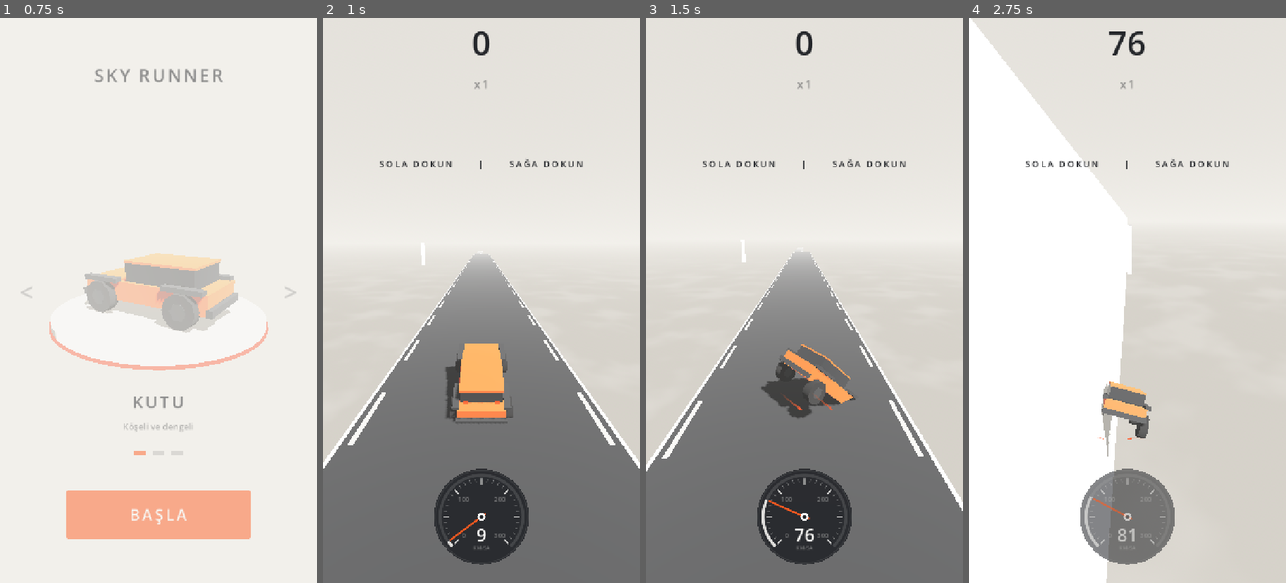
Above: before the commit, frames 1-4 (left to right).
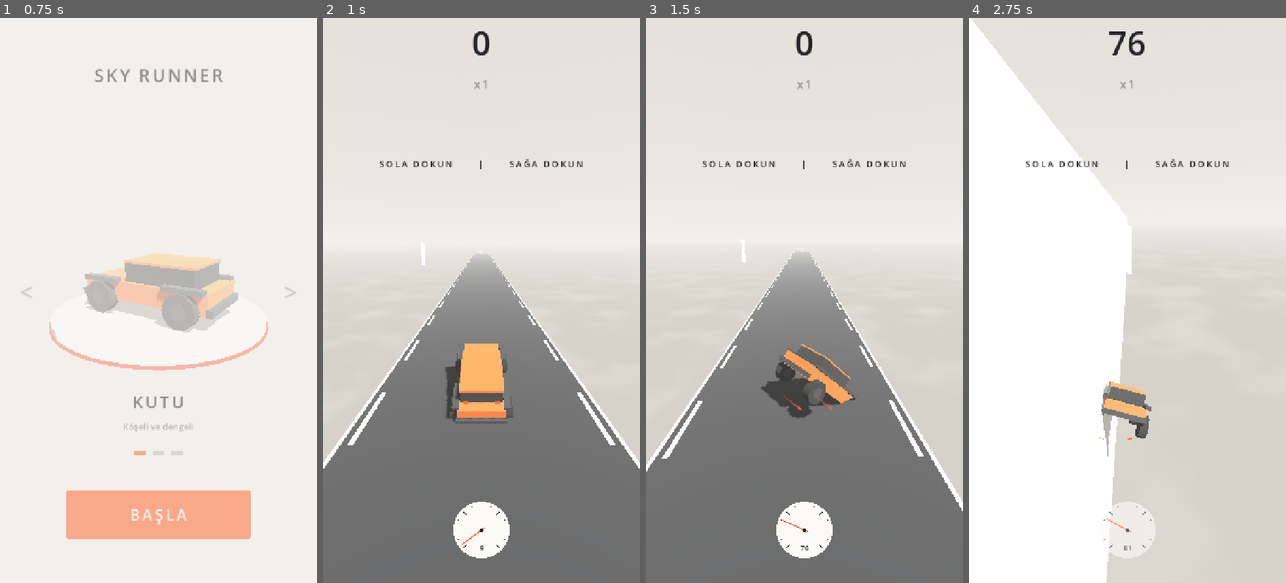
Above: after the commit, the same moments.

Repository: basarbellisan/Runny
Game: Godot game, scene res://scenes/menu.tscn
The game is run twice, just before and just after one commit, with the same random seed, the same clock (stepped at 60 frames per second) and the same inputs.
Inputs (mouse positions are in pixels of both pictures, inside the frame that each line leads up to):
- Up to frame 1 (0.75 s): click "BAŞLA" at 0.5 s
- Up to frame 2 (1 s): no input
- Up to frame 3 (1.5 s): tap Enter at 1.25, 1.35 s; move the mouse to (874, 272) at 1.27 s; hold D from 1.28 s (still down); click (874, 272) at 1.42 s
- Up to frame 4 (2.75 s): tap Space at 1.52 s; release D at 2 s; drag from (1064, 328) to (1111, 413) at 2.02 s

Frame 1 is identical in both runs. In frame 2, 3.9% of the frame differs, in the area x 35-65%, y 79-97%; in frame 3, 3.8%; in frame 4, 4.0%.

Commit message:
Hız kadranı sadeleşti (Braun tarzı)
Düz kırık beyaz yüz, yalnızca ince çentikler (25'te bir, 100'de uzun),
tek vurgu olarak ince turuncu ibre, altta küçük hız rakamı. Rakamlar,
halkalar, birim yazısı ve titreme kaldırıldı; kadran küçüldü.

Co-Authored-By: Claude Opus 5.5 <noreply@anthropic.com>
Claude-Session: https://claude.ai/code/session_016S88RPn945sNcGg6oLe6PH

Diff:
--- a/scripts/hud.gd
+++ b/scripts/hud.gd
@@ -47,10 +47,10 @@
 	_speedo.anchor_right = 0.5
 	_speedo.anchor_top = 1.0
 	_speedo.anchor_bottom = 1.0
-	_speedo.offset_left = -120
-	_speedo.offset_right = 120
-	_speedo.offset_top = -270
-	_speedo.offset_bottom = -30
+	_speedo.offset_left = -80
+	_speedo.offset_right = 80
+	_speedo.offset_top = -200
+	_speedo.offset_bottom = -40
 	set_mood(0.0)
 	hint("SOLA DOKUN      |      SAĞA DOKUN", 3.0)
 
--- a/scripts/speedometer.gd
+++ b/scripts/speedometer.gd
@@ -1,19 +1,17 @@
 class_name Speedometer
 extends Control
-## Hız kadranı: 270° tarama, çentikler, turuncu ibre ve dijital hız.
-## Dış halka temel hıza kadar beyaz, gazın eklediği kısım turuncu dolar.
+## Hız kadranı, Braun tarzı: düz kırık beyaz yüz, ince çentikler,
+## tek vurgu olarak turuncu ibre, altta küçük hız rakamı.
 
 const MAX_KMH := 300.0
 const START_DEG := 135.0
 const SWEEP_DEG := 270.0
 
-@export var radius := 108.0
+@export var radius := 64.0
 
 var _shown_kmh := 0.0
 var _needle_v := 0.0
 var _kmh := 0.0
-var _base_kmh := 0.0
-var _boost := 0.0
 var _font: Font
 
 
@@ -22,18 +20,15 @@
 	_font = get_theme_default_font()
 
 
-## kmh: gerçek hız, base_kmh: gazsız hız, boost: 0..1
-func set_values(kmh: float, base_kmh: float, boost: float) -> void:
+## kmh: gerçek hız (gaz dahil)
+func set_values(kmh: float, _base_kmh: float, _boost: float) -> void:
 	_kmh = kmh
-	_base_kmh = base_kmh
-	_boost = boost
 
 
 func _process(delta: float) -> void:
 	# İbre: kritik sönümlü yay, gerçek bir ibre gibi hafif gecikmeli
 	var k := 90.0
-	var c := 2.0 * sqrt(k)
-	_needle_v += (k * (_kmh - _shown_kmh) - c * _needle_v) * delta
+	_needle_v += (k * (_kmh - _shown_kmh) - 2.0 * sqrt(k) * _needle_v) * delta
 	_shown_kmh += _needle_v * delta
 	queue_redraw()
 
@@ -45,49 +40,21 @@
 func _draw() -> void:
 	var c := size * 0.5
 	var r := radius
-	var ink := Palette.SNOW
-	var dim := Color(Palette.SNOW, 0.35)
-	var start := deg_to_rad(START_DEG)
-	var stop := deg_to_rad(START_DEG + SWEEP_DEG)
+	var ink := Palette.INK_DARK
+	draw_circle(c, r, Palette.SNOW)
 
-	draw_circle(c, r, Color(Palette.INK_DARK, 0.9))
-	draw_arc(c, r - 3, 0, TAU, 96, Color(Palette.SNOW, 0.08), 2.0, true)
+	for v in range(0, int(MAX_KMH) + 1, 25):
+		var dir := Vector2.from_angle(_angle(v))
+		var major := v % 100 == 0
+		var outer := r - 7.0
+		var inner := outer - (9.0 if major else 5.0)
+		draw_line(c + dir * inner, c + dir * outer, ink, 2.0 if major else 1.0, true)
 
-	# Dış halka: iz, temel hız (beyaz), gazın eklediği (turuncu)
-	var ring := r - 14
-	draw_arc(c, ring, start, stop, 96, Color(Palette.SNOW, 0.12), 6.0, true)
-	draw_arc(c, ring, start, _angle(minf(_base_kmh, _shown_kmh)), 64, Color(Palette.SNOW, 0.85), 6.0, true)
-	if _shown_kmh > _base_kmh + 0.5:
-		draw_arc(c, ring, _angle(_base_kmh), _angle(_shown_kmh), 48, Palette.ACCENT, 6.0, true)
+	var txt := str(int(round(_shown_kmh)))
+	var fs := 15
+	var ts := _font.get_string_size(txt, HORIZONTAL_ALIGNMENT_LEFT, -1, fs)
+	draw_string(_font, c + Vector2(-ts.x * 0.5, r * 0.72), txt, HORIZONTAL_ALIGNMENT_LEFT, -1, fs, ink)
 
-	# Çentikler ve rakamlar
-	for v in range(0, int(MAX_KMH) + 1, 10):
-		var a := _angle(v)
-		var dir := Vector2(cos(a), sin(a))
-		var major := v % 50 == 0
-		var outer := ring - 8
-		var inner := outer - (12.0 if major else 6.0)
-		draw_line(c + dir * inner, c + dir * outer, ink if major else dim, 2.5 if major else 1.5, true)
-		if v % 100 == 0:
-			var txt := str(v)
-			var fs := 15
-			var tsize := _font.get_string_size(txt, HORIZONTAL_ALIGNMENT_LEFT, -1, fs)
-			var p := c + dir * (inner - 16) + Vector2(-tsize.x * 0.5, tsize.y * 0.3)
-			draw_string(_font, p, txt, HORIZONTAL_ALIGNMENT_LEFT, -1, fs, dim)
-
-	# Dijital hız
-	var speed_txt := str(int(round(_shown_kmh)))
-	var big := 40
-	var s := _font.get_string_size(speed_txt, HORIZONTAL_ALIGNMENT_LEFT, -1, big)
-	draw_string(_font, c + Vector2(-s.x * 0.5, r * 0.52), speed_txt, HORIZONTAL_ALIGNMENT_LEFT, -1, big, ink)
-	var unit := "KM/SA"
-	var us := _font.get_string_size(unit, HORIZONTAL_ALIGNMENT_LEFT, -1, 12)
-	draw_string(_font, c + Vector2(-us.x * 0.5, r * 0.52 + 18), unit, HORIZONTAL_ALIGNMENT_LEFT, -1, 12, dim)
-
-	# İbre: tam gazda hafifçe titrer
-	var jitter := deg_to_rad(randf_range(-0.8, 0.8)) * smoothstep(0.85, 1.0, _boost)
-	var na := _angle(_shown_kmh) + jitter
-	var nd := Vector2(cos(na), sin(na))
-	draw_line(c - nd * 12, c + nd * (ring - 6), Palette.ACCENT, 4.0, true)
-	draw_circle(c, 9, Palette.SNOW)
-	draw_circle(c, 4, Palette.INK_DARK)
+	var nd := Vector2.from_angle(_angle(_shown_kmh))
+	draw_line(c - nd * 8.0, c + nd * (r - 10.0), Palette.ACCENT, 2.5, true)
+	draw_circle(c, 4.0, ink)
